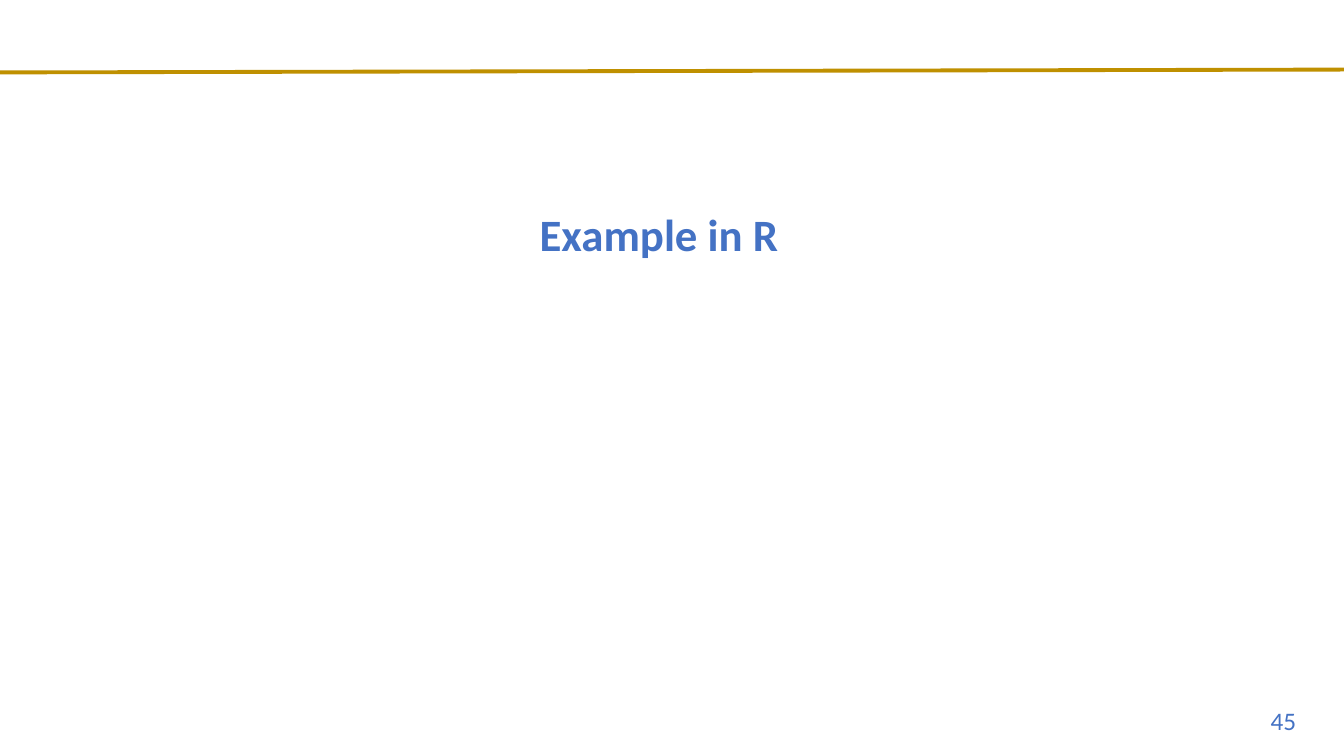
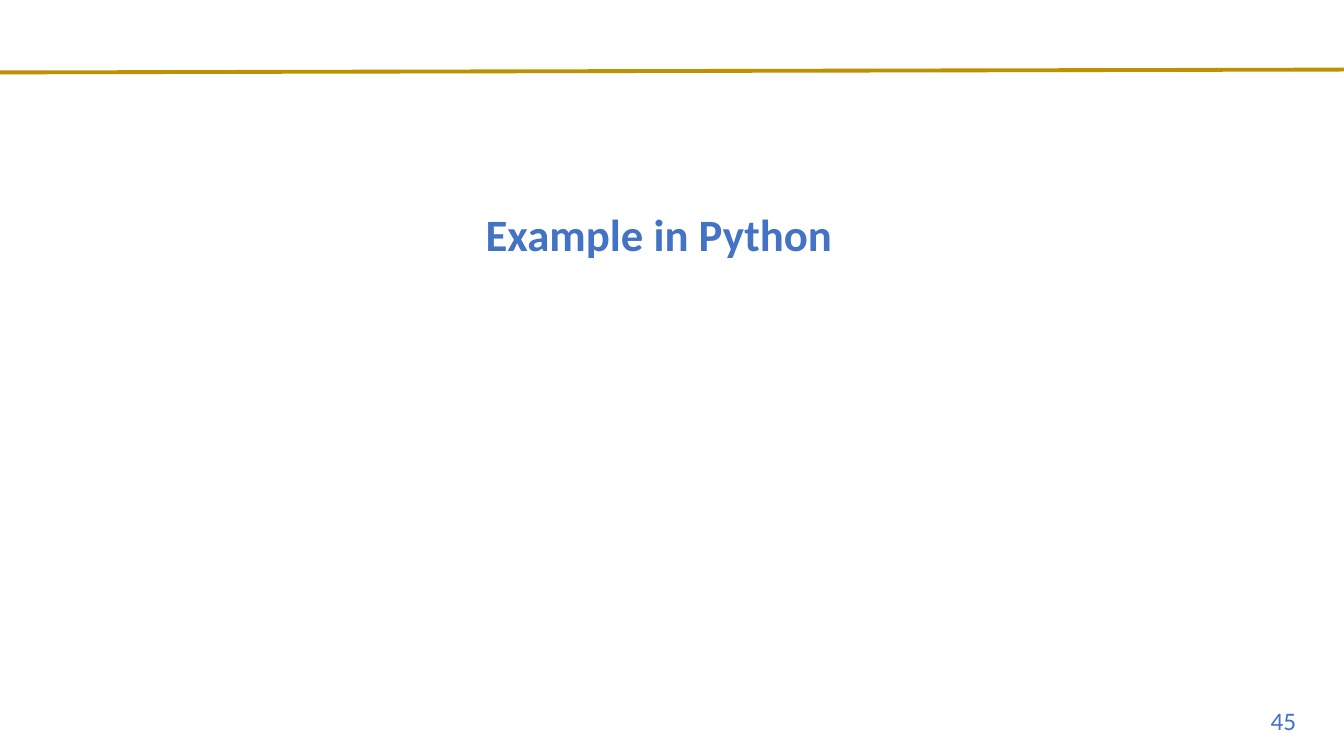
Before and after one commit to UVADS/DS-3001, a slide deck: slide 45 of 08_DT_Class/Decision_Trees_3.24.22.pptx. Drawn at 1344x756 pixels with LibreOffice and Linux fonts; fonts in the diff are those of the drawing; background and template pictures are left out. Boxes give left, top, right and bottom in pixels: in the first picture for what was removed or moved away, otherwise in the second. Text is boxed around its words. In the diff, an @@ line names an element or a change of style, - is before the commit and + after.

```diff
--- a/08_DT_Class/Decision_Trees_3.24.22.pptx
+++ b/08_DT_Class/Decision_Trees_3.24.22.pptx
@@ title at [486, 219, 832, 258]: text changed @@
-Example in R
+Example in Python
```
Also in this commit, not shown: 3 other slides changed, 1 other file.
